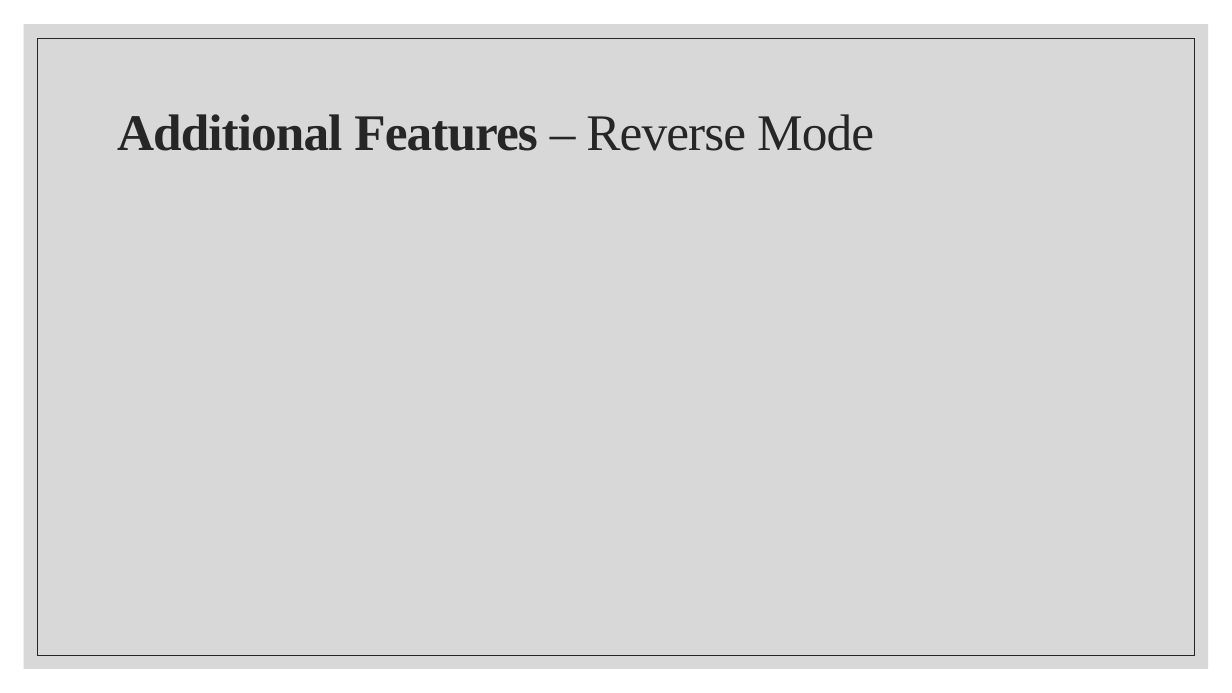
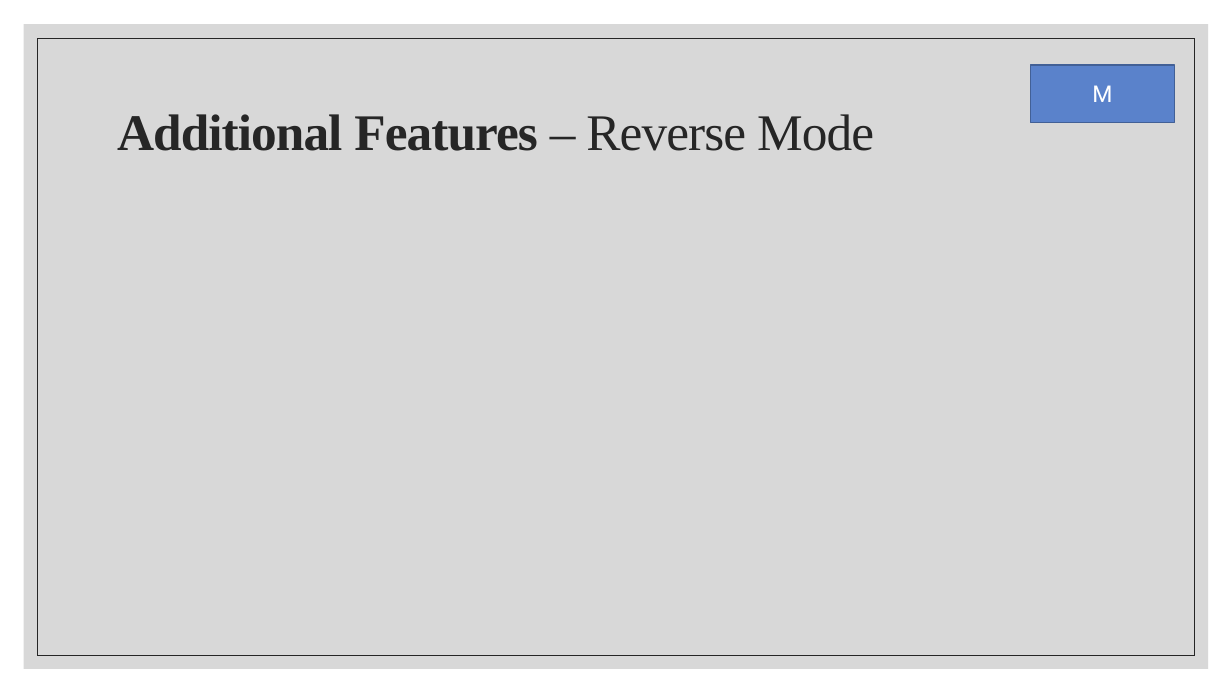
Before and after one commit to the-differentiators/cs207-FinalProject, a slide deck: slide 8 of docs/cs207-presentation.pptx (slide 7 before the commit). Drawn at 1232x693 pixels with LibreOffice and Linux fonts; fonts in the diff are those of the drawing. Boxes give left, top, right and bottom in pixels: in the first picture for what was removed or moved away, otherwise in the second. Text is boxed around its words. In the diff, an @@ line names an element or a change of style, - is before the commit and + after.

```diff
--- a/docs/cs207-presentation.pptx
+++ b/docs/cs207-presentation.pptx
@@ rectangle added at (x1=1031, y1=65, x2=1175, y2=122), fill #5A82CB, outline #436096 1 pt, 18 pt, text #FFFFFF @@
+M
```
Also in this commit, not shown: 7 other slides changed, 1 slide added, 1 other file.
